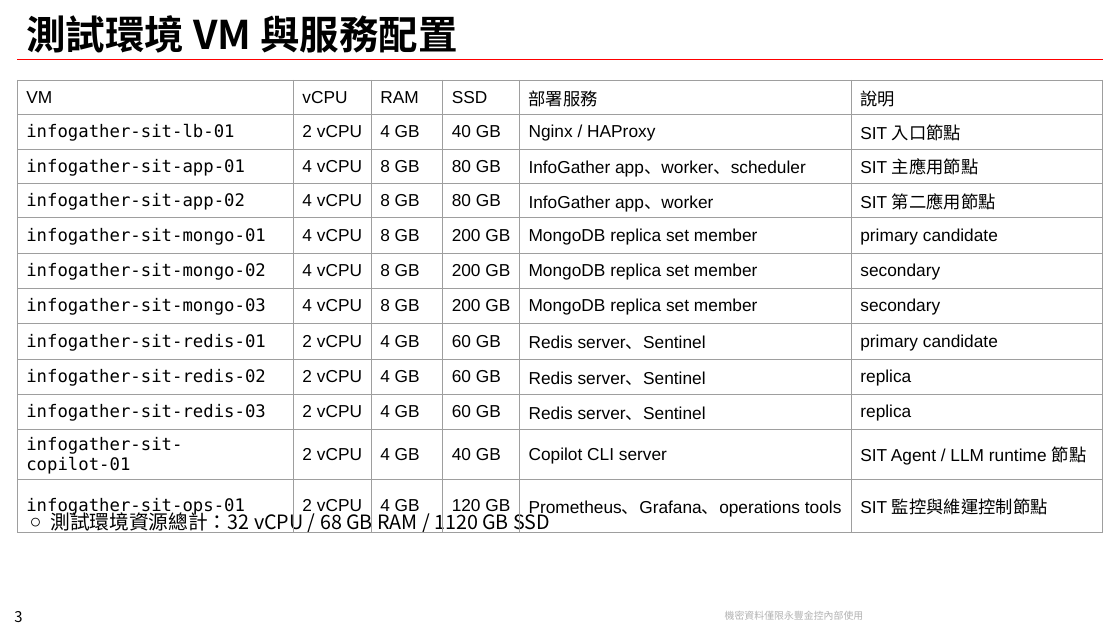
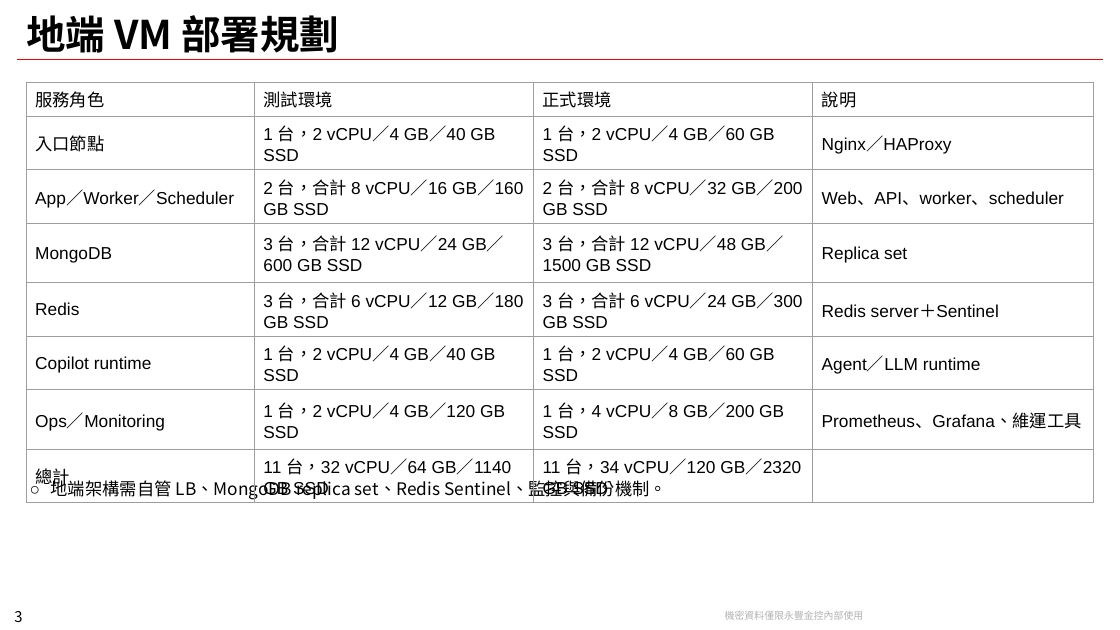
Before and after one commit to chunkai1312/temp, a slide deck: slide 3 of infogather.pptx. Drawn at 1120x630 pixels with LibreOffice and Linux fonts; fonts in the diff are those of the drawing; background and template pictures are left out. Boxes give left, top, right and bottom in pixels: in the first picture for what was removed or moved away, otherwise in the second. Text is boxed around its words. In the diff, an @@ line names an element or a change of style, - is before the commit and + after.

Commit message:
chore: add

```diff
--- a/infogather.pptx
+++ b/infogather.pptx
@@ title at [26,15,339,53]: text changed @@
-測試環境 VM 與服務配置
+地端 VM 部署規劃
@@ table removed at [18,80,1102,521], 12 rows, 6 columns @@
-VM | vCPU | RAM | SSD | 部署服務 | 說明
-infogather-sit-lb-01 | 2 vCPU | 4 GB | 40 GB | Nginx / HAProxy | SIT 入口節點
-infogather-sit-app-01 | 4 vCPU | 8 GB | 80 GB | InfoGather app、worker、scheduler | SIT 主應用節點
-infogather-sit-app-02 | 4 vCPU | 8 GB | 80 GB | InfoGather app、worker | SIT 第二應用節點
-infogather-sit-mongo-01 | 4 vCPU | 8 GB | 200 GB | MongoDB replica set member | primary candidate
-infogather-sit-mongo-02 | 4 vCPU | 8 GB | 200 GB | MongoDB replica set member | secondary
-infogather-sit-mongo-03 | 4 vCPU | 8 GB | 200 GB | MongoDB replica set member | secondary
-infogather-sit-redis-01 | 2 vCPU | 4 GB | 60 GB | Redis server、Sentinel | primary candidate
-infogather-sit-redis-02 | 2 vCPU | 4 GB | 60 GB | Redis server、Sentinel | replica
-infogather-sit-redis-03 | 2 vCPU | 4 GB | 60 GB | Redis server、Sentinel | replica
-infogather-sit-copilot-01 | 2 vCPU | 4 GB | 40 GB | Copilot CLI server | SIT Agent / LLM runtime 節點
-infogather-sit-ops-01 | 2 vCPU | 4 GB | 120 GB | Prometheus、Grafana、operations tools | SIT 監控與維運控制節點
@@ table added at [27,82,1094,502], 8 rows, 4 columns @@
+服務角色 | 測試環境 | 正式環境 | 說明
+入口節點 | 1 台，2 vCPU／4 GB／40 GB SSD | 1 台，2 vCPU／4 GB／60 GB SSD | Nginx／HAProxy
+App／Worker／Scheduler | 2 台，合計 8 vCPU／16 GB／160 GB SSD | 2 台，合計 8 vCPU／32 GB／200 GB SSD | Web、API、worker、scheduler
+MongoDB | 3 台，合計 12 vCPU／24 GB／600 GB SSD | 3 台，合計 12 vCPU／48 GB／1500 GB SSD | Replica set
+Redis | 3 台，合計 6 vCPU／12 GB／180 GB SSD | 3 台，合計 6 vCPU／24 GB／300 GB SSD | Redis server＋Sentinel
+Copilot runtime | 1 台，2 vCPU／4 GB／40 GB SSD | 1 台，2 vCPU／4 GB／60 GB SSD | Agent／LLM runtime
+Ops／Monitoring | 1 台，2 vCPU／4 GB／120 GB SSD | 1 台，4 vCPU／8 GB／200 GB SSD | Prometheus、Grafana、維運工具
+總計 | 11 台，32 vCPU／64 GB／1140 GB SSD | 11 台，34 vCPU／120 GB／2320 GB SSD | 
@@ text at [51,478,667,501]: text changed; size 16 to 14 pt @@
-○ 測試環境資源總計：32 vCPU / 68 GB RAM / 1120 GB SSD
+○ 地端架構需自管 LB、MongoDB replica set、Redis Sentinel、監控與備份機制。
```
Also in this commit, not shown: 3 other slides changed, 2 slides removed.
